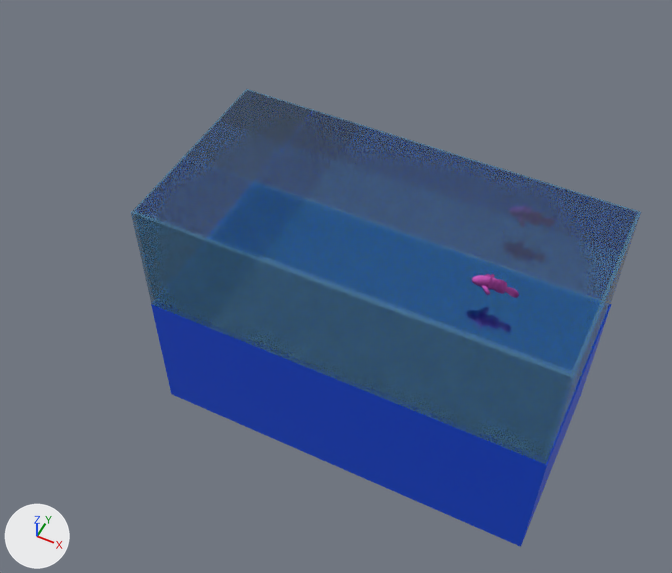
Before and after pictures for a commit that changed the glTF model lib/Model/untitled.glb.
Both versions are drawn from a camera (50 mm lens) standing at (7.71, -12.29, 13.74) and looking at (2.02, -0.92, -0.48). The axes (+X, +Y, +Z) are drawn at lower left. The lights are the same throughout. Where no turn or scale is listed for an object, it has been applied to the vertices.

Objects in the first picture: '3d-model.001', 'Cube', '立方体'.
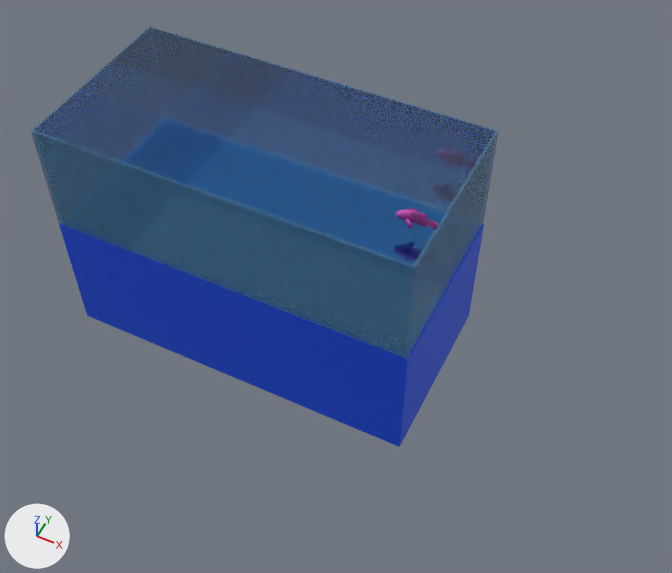
Pixel boxes (x1, y1, x2, y2) of what changed, in the pictures (672 x 573 px):
'立方体', moved
    before: (131, 89, 641, 464)
    after: (31, 26, 499, 359)
'Cube', moved
    before: (151, 304, 611, 547)
    after: (59, 224, 484, 447)
'3d-model.001', moved
    before: (472, 274, 519, 298)
    after: (396, 208, 438, 230)

The change, as a list of edits to the scene's bpy script:
```text
Change ob_cube:
    ob_cube.location: (0.0, 0.0, 0.0) -> (-3.0, 1.0, 0.0)
Change ob_立方体:
    ob_立方体.location: (2.9, -0.82, 2.5) -> (-0.1, 0.18, 2.5)
Change ob_3d_model_001:
    ob_3d_model_001.location: (5.11, -0.4, 0.58) -> (3.08, 0.61, 0.58)
```
